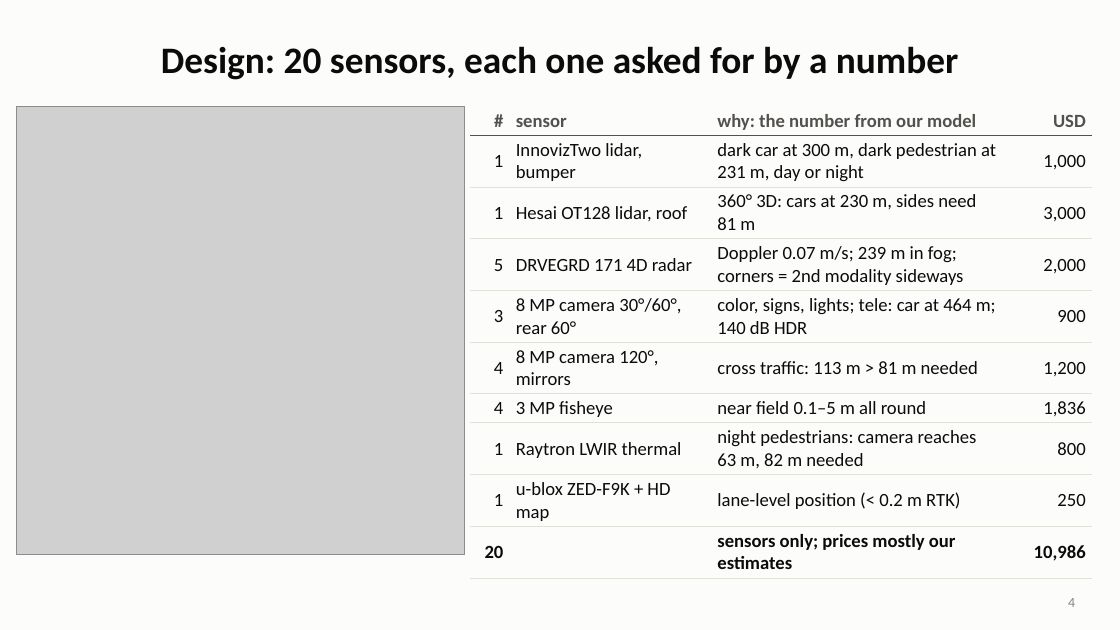
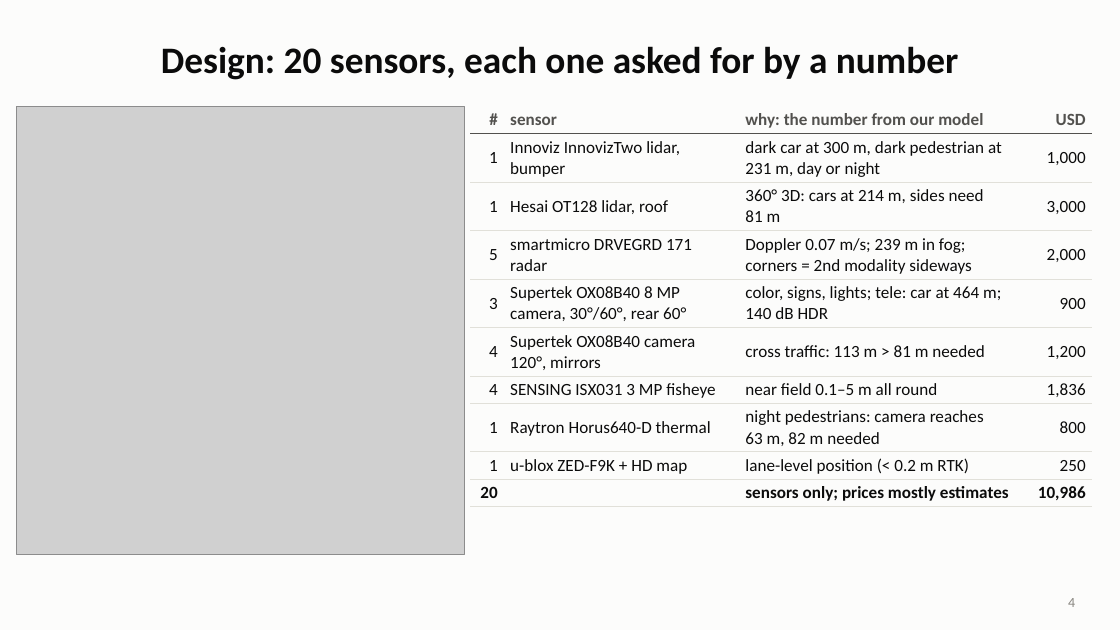
Before and after one commit to matyasgp/kozma_excercise3, a slide deck: slide 4 of slides/pitch.pptx. Drawn at 1120x630 pixels with LibreOffice and Linux fonts; fonts in the diff are those of the drawing; grey boxes stand for pictures. Boxes give left, top, right and bottom in pixels: in the first picture for what was removed or moved away, otherwise in the second. Text is boxed around its words. In the diff, an @@ line names an element or a change of style, - is before the commit and + after.

```diff
--- a/slides/pitch.pptx
+++ b/slides/pitch.pptx
@@ table at <box>470,106,1092,505</box> @@
-row 2, column 2: InnovizTwo lidar, bumper
+row 2, column 2: Innoviz InnovizTwo lidar, bumper
-row 3, column 3: 360° 3D: cars at 230 m, sides need 81 m
+row 3, column 3: 360° 3D: cars at 214 m, sides need 81 m
-row 4, column 2: DRVEGRD 171 4D radar
+row 4, column 2: smartmicro DRVEGRD 171 radar
-row 5, column 2: 8 MP camera 30°/60°, rear 60°
+row 5, column 2: Supertek OX08B40 8 MP camera, 30°/60°, rear 60°
-row 6, column 2: 8 MP camera 120°, mirrors
+row 6, column 2: Supertek OX08B40 camera 120°, mirrors
-row 7, column 2: 3 MP fisheye
+row 7, column 2: SENSING ISX031 3 MP fisheye
-row 8, column 2: Raytron LWIR thermal
+row 8, column 2: Raytron Horus640-D thermal
-row 10, column 3: sensors only; prices mostly our estimates
+row 10, column 3: sensors only; prices mostly estimates
@@ size 12 to 11 pt in "#", "sensor", "why: the number from our model", "USD" and 27 more places @@
```
Also in this commit, not shown: 2 other slides changed, 26 other files.
